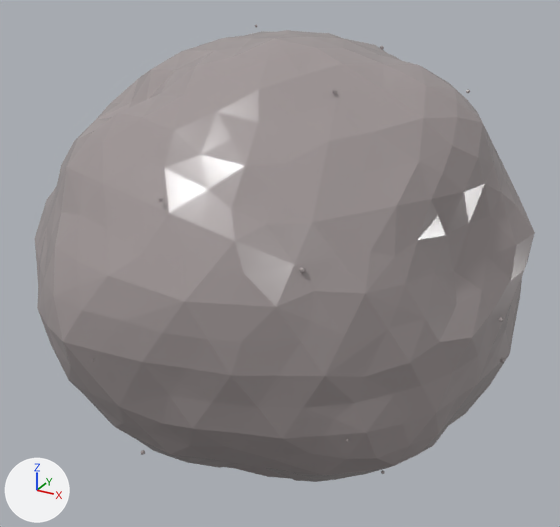
Two versions of the glTF model public/World.glb, one commit apart.
The view is the same before and after, from a 50 mm lens placed at (42.6, -76.2, 37.6), pointed at (1.3, -1.2, 0.1). The axes (+X, +Y, +Z) are drawn at lower left. The lights are the same throughout. Where no turn or scale is listed for an object, it has been applied to the vertices.

The first picture shows 'Cross.001', 'Cube with peaks', 'Double tetrahedron.001', 'Planet', 'Star', 'dodecahedron.001'.
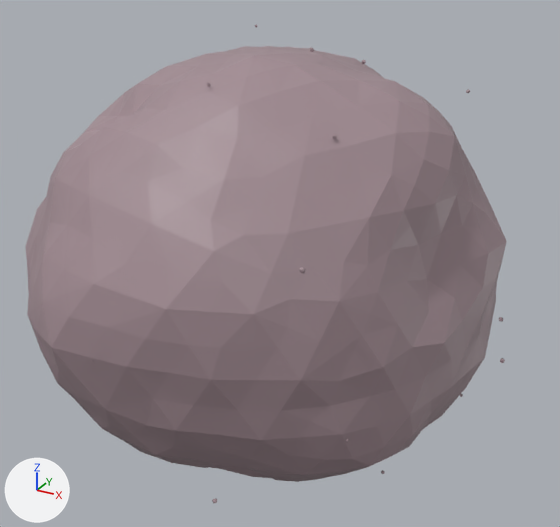
What differs and where, as boxes (x1, y1, x2, y2) in the pictures (560 x 527 px):
'Planet', moved: before (35, 30, 535, 482); after (25, 46, 507, 482)
'Cube with peaks', surface changed: (332, 90, 337, 139) in both
'Pokemon', surface changed: (300, 269, 306, 273) in both
'dodecahedron', surface changed: (361, 46, 384, 64) in both
'TCube', surface changed: (500, 358, 505, 363) in both
'Cross.001', surface changed: (158, 198, 162, 202) in both
'Cross', surface changed: (206, 82, 211, 87) in both
'Rock.001', surface changed: (466, 89, 470, 93) in both

What the commit changed:
In material 'Material' (mat_material), roughness goes from 0.25 to 0.5.
Object 'Planet' (ob_planet) moves from (2.6, -2.1, 1.3) to (-0.3, -1.0, -0.7).
